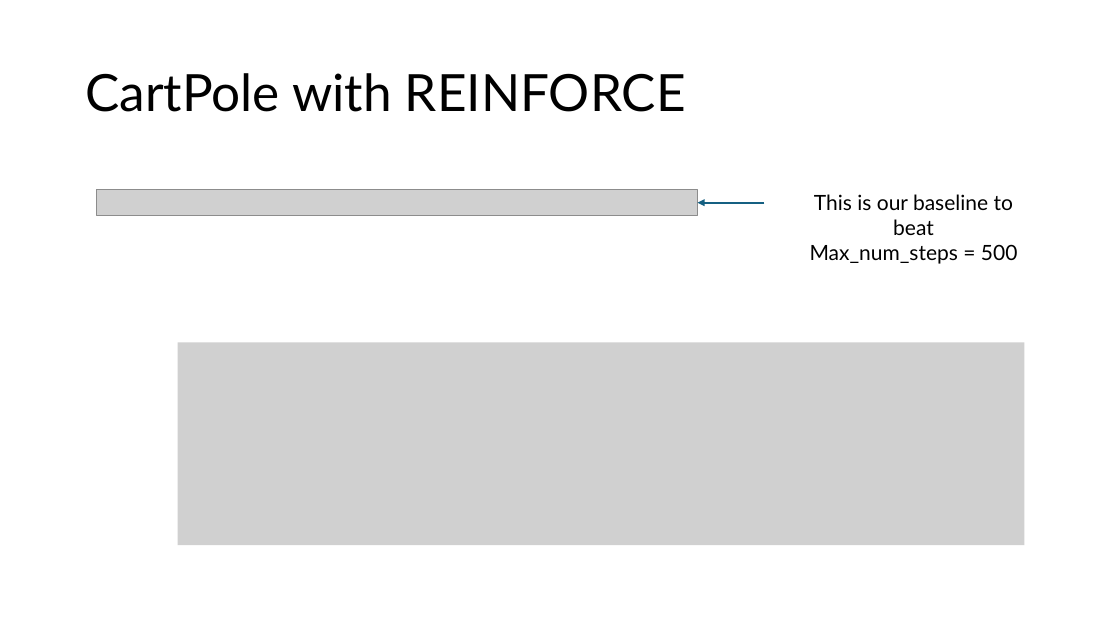
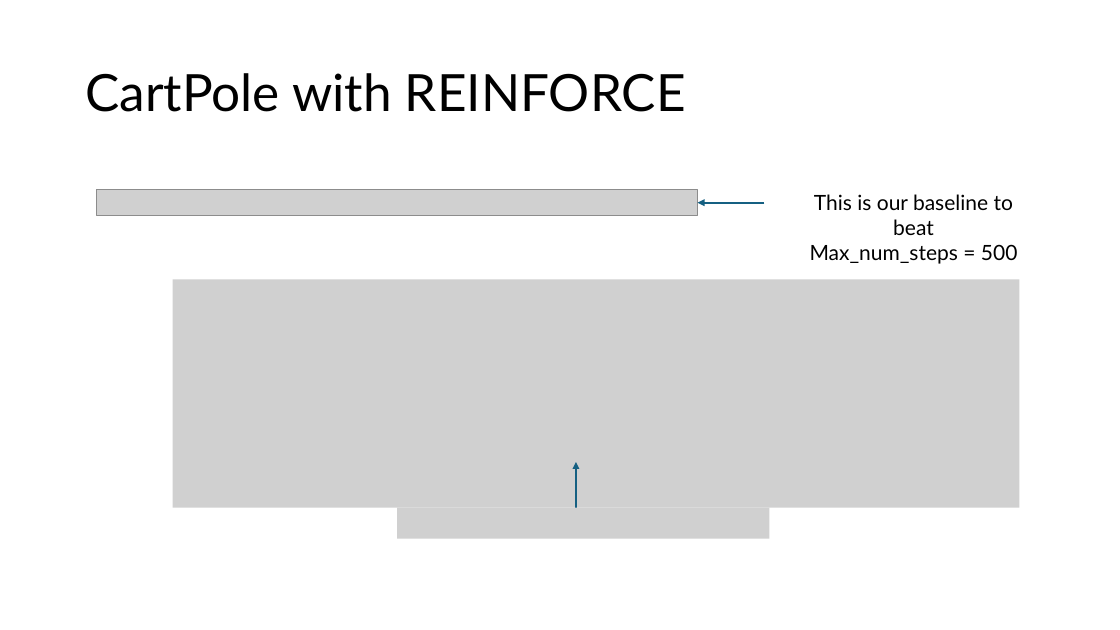
Before and after one commit to PashaDolgirev/optical-PPO, a slide deck: slide 2 of CartPole_results/RL_REINFORCE_PPO.pptx. Drawn at 1120x630 pixels with LibreOffice and Linux fonts; fonts in the diff are those of the drawing; grey boxes stand for pictures. Boxes give left, top, right and bottom in pixels: in the first picture for what was removed or moved away, otherwise in the second. Text is boxed around its words. In the diff, an @@ line names an element or a change of style, - is before the commit and + after.

```diff
--- a/CartPole_results/RL_REINFORCE_PPO.pptx
+++ b/CartPole_results/RL_REINFORCE_PPO.pptx
@@ picture: place and size @@
-picture at (177,343,1024,545)
+picture at (173,280,1020,508)
@@ arrow added from (576, 507) to (576, 462), #156082 1.5 pt @@
@@ picture added at (397,507,770,539) @@
```
Also in this commit, not shown: 5 other slides changed, 3 slides added, 16 other files.
